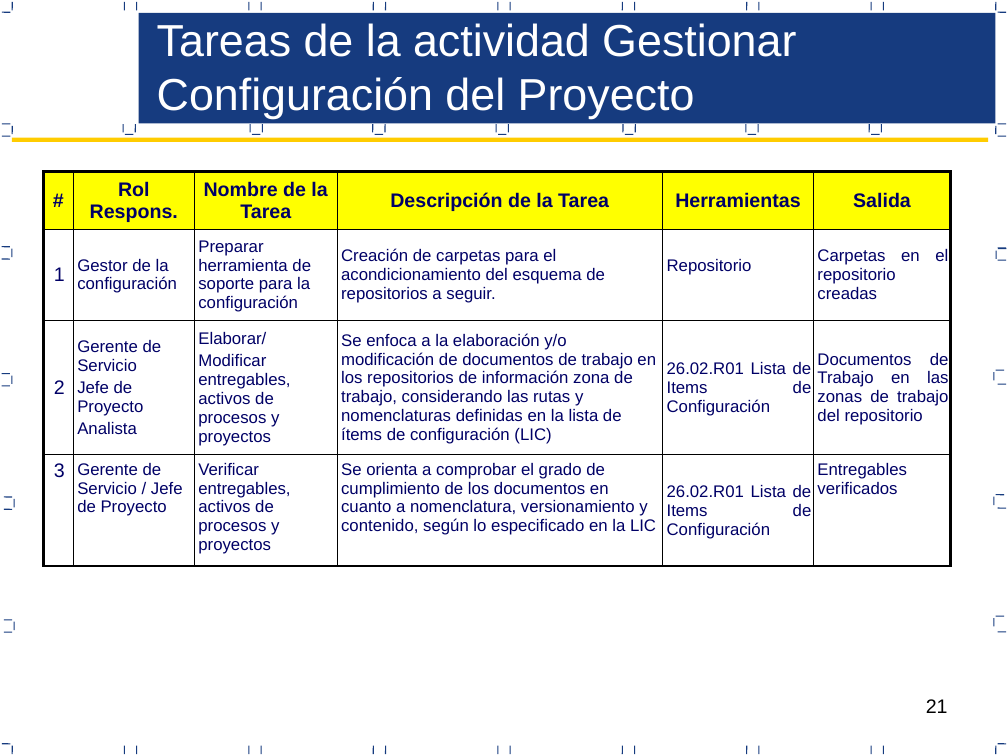
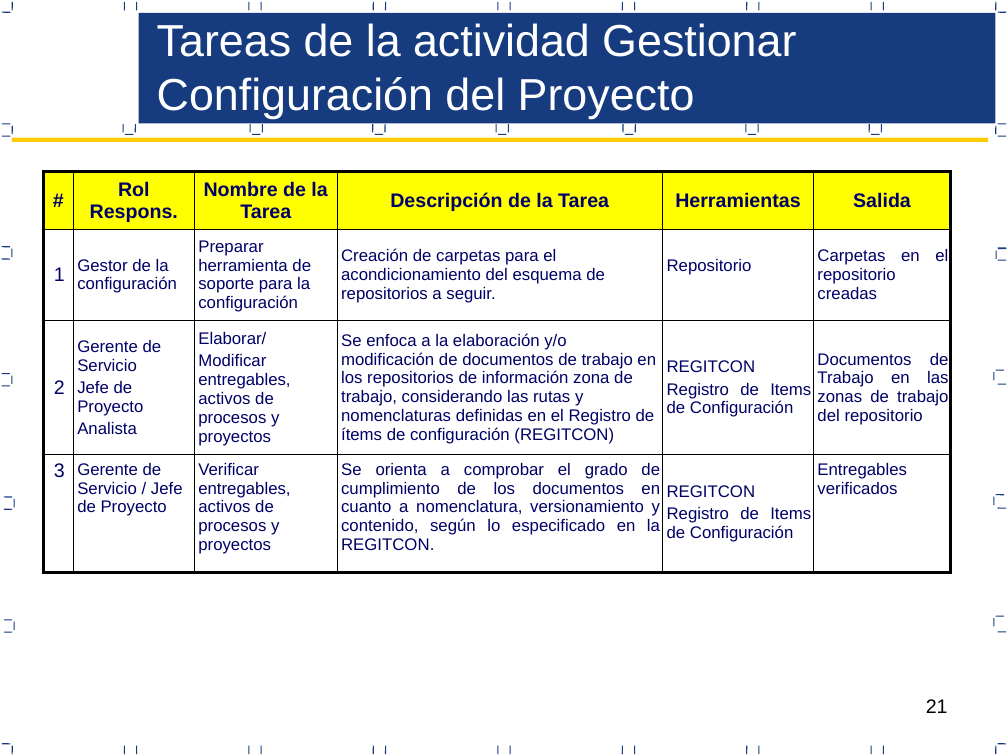
Before and after one commit to acporras/documentationStaradmin, a slide deck: slide 21 of Area de proceso CM/PGC_V1.0_2017.pptx. Drawn at 1008x756 pixels with LibreOffice and Linux fonts; fonts in the diff are those of the drawing. Boxes give left, top, right and bottom in pixels: in the first picture for what was removed or moved away, otherwise in the second. Text is boxed around its words. In the diff, an @@ line names an element or a change of style, - is before the commit and + after.

```diff
--- a/Area de proceso CM/PGC_V1.0_2017.pptx
+++ b/Area de proceso CM/PGC_V1.0_2017.pptx
@@ table at bbox=[43, 171, 952, 579] @@
-row 3, column 4: Se enfoca a la elaboración y/o modificación de documentos de trabajo en los repositorios de información zona de trabajo, considerando las rutas y nomenclaturas definidas en la lista de ítems de configuración (LIC)
+row 3, column 4: Se enfoca a la elaboración y/o modificación de documentos de trabajo en los repositorios de información zona de trabajo, considerando las rutas y nomenclaturas definidas en el Registro de ítems de configuración (REGITCON)
-row 3, column 5: 26.02.R01 Lista de Items de Configuración
+row 3, column 5: REGITCON / Registro de Items de Configuración
-row 4, column 4: Se orienta a comprobar el grado de cumplimiento de los documentos en cuanto a nomenclatura, versionamiento y contenido, según lo especificado en la LIC
+row 4, column 4: Se orienta a comprobar el grado de cumplimiento de los documentos en cuanto a nomenclatura, versionamiento y contenido, según lo especificado en la REGITCON.
-row 4, column 5: 26.02.R01 Lista de Items de Configuración
+row 4, column 5: REGITCON / Registro de Items de Configuración
```
Also in this commit, not shown: 12 other slides changed, 10 other files.
